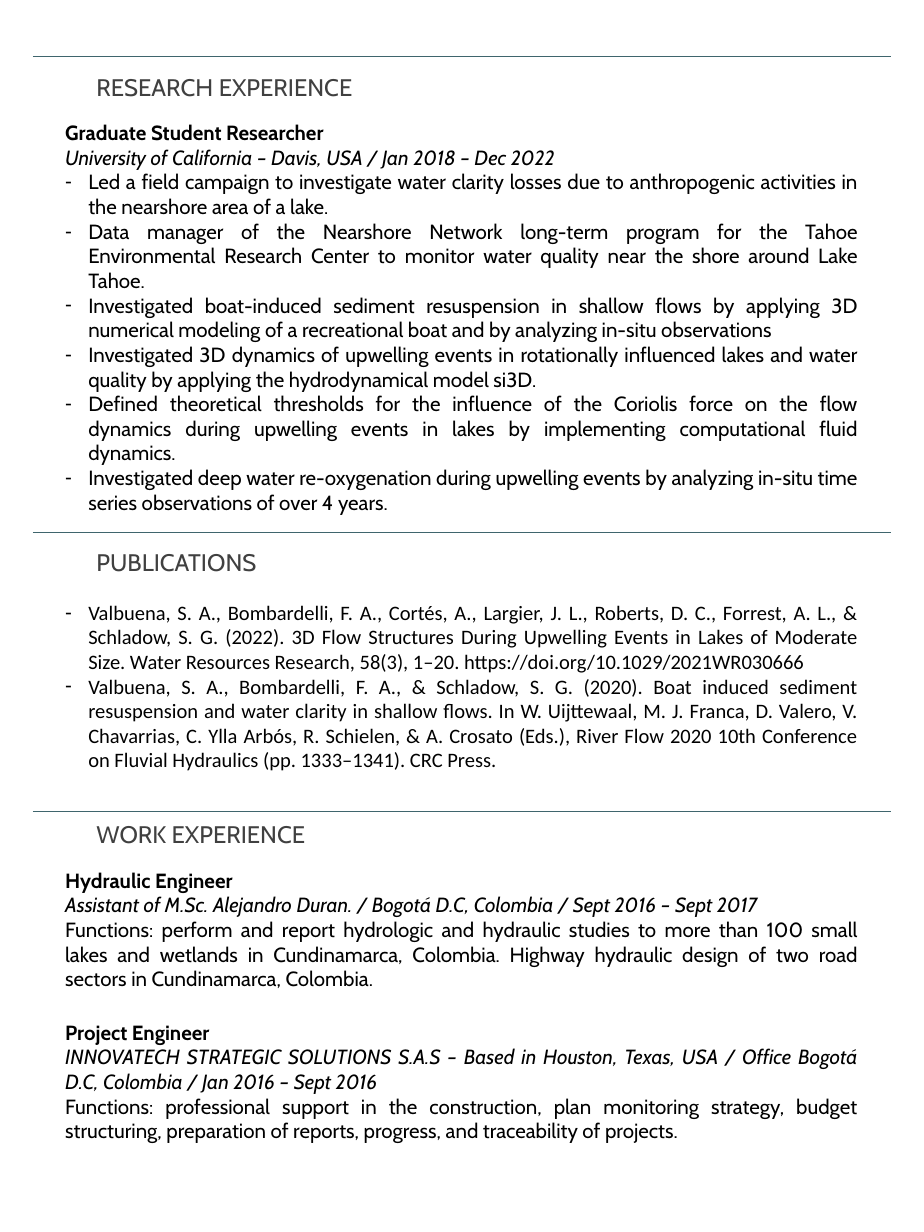
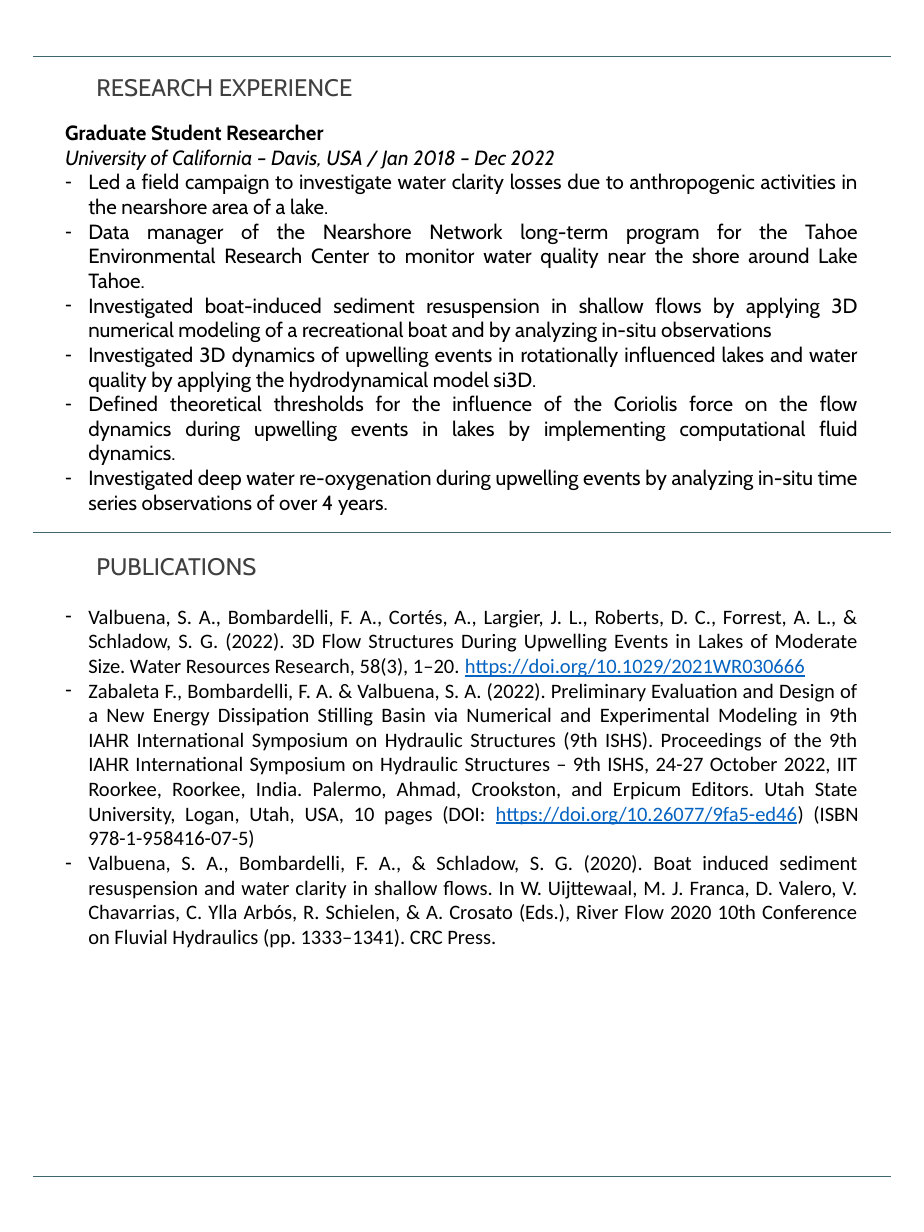
Before and after one commit to savalbuena/savalbuena.github.io, a slide deck: slide 2 of docs/CV_SV_2022_V2.pptx. Drawn at 924x1232 pixels with LibreOffice and Linux fonts; fonts in the diff are those of the drawing. Boxes give left, top, right and bottom in pixels: in the first picture for what was removed or moved away, otherwise in the second. Text is boxed around its words. In the diff, an @@ line names an element or a change of style, - is before the commit and + after.

```diff
--- a/docs/CV_SV_2022_V2.pptx
+++ b/docs/CV_SV_2022_V2.pptx
@@ text "PUBLICATIONS": place and size @@
-text "PUBLICATIONS" at (96,554,256,572)
+text "PUBLICATIONS" at (96,558,256,576)
@@ text at (88,609,858,677): text colour #000000 to #0563C1, underline on in "https://doi.org/10.1029/2021WR030666" @@
@@ text at (88,683,858,848): paragraph added @@
+– Zabaleta F., Bombardelli, F. A. & Valbuena, S. A. (2022). Preliminary Evaluation and Design of a New Energy Dissipation Stilling Basin via Numerical and Experimental Modeling in 9th IAHR International Symposium on Hydraulic Structures (9th ISHS). Proceedings of the 9th IAHR International Symposium on Hydraulic Structures – 9th ISHS, 24-27 October 2022, IIT Roorkee, Roorkee, India. Palermo, Ahmad, Crookston, and Erpicum Editors. Utah State University, Logan, Utah, USA, 10 pages (DOI: https://doi.org/10.26077/9fa5-ed46) (ISBN 978-1-958416-07-5)
@@ text removed at (96,826,306,844) @@
-WORK EXPERIENCE
@@ text removed at (65,872,858,988) @@
-Hydraulic Engineer
-Assistant of M.Sc. Alejandro Duran. / Bogotá D.C, Colombia / Sept 2016 – Sept 2017
-Functions: perform and report hydrologic and hydraulic studies to more than 100 small lakes and wetlands in Cundinamarca, Colombia. Highway hydraulic design of two road sectors in Cundinamarca, Colombia.
@@ text removed at (65,1025,857,1143) @@
-Project Engineer
-INNOVATECH STRATEGIC SOLUTIONS S.A.S – Based in Houston, Texas, USA / Office Bogotá D.C, Colombia / Jan 2016 – Sept 2016
-Functions: professional support in the construction, plan monitoring strategy, budget structuring, preparation of reports, progress, and traceability of projects.
@@ line moved from (33, 811) - (891, 811) to (33, 1177) - (891, 1177) @@
```
Also in this commit, not shown: 1 other slide changed, 2 other files.
